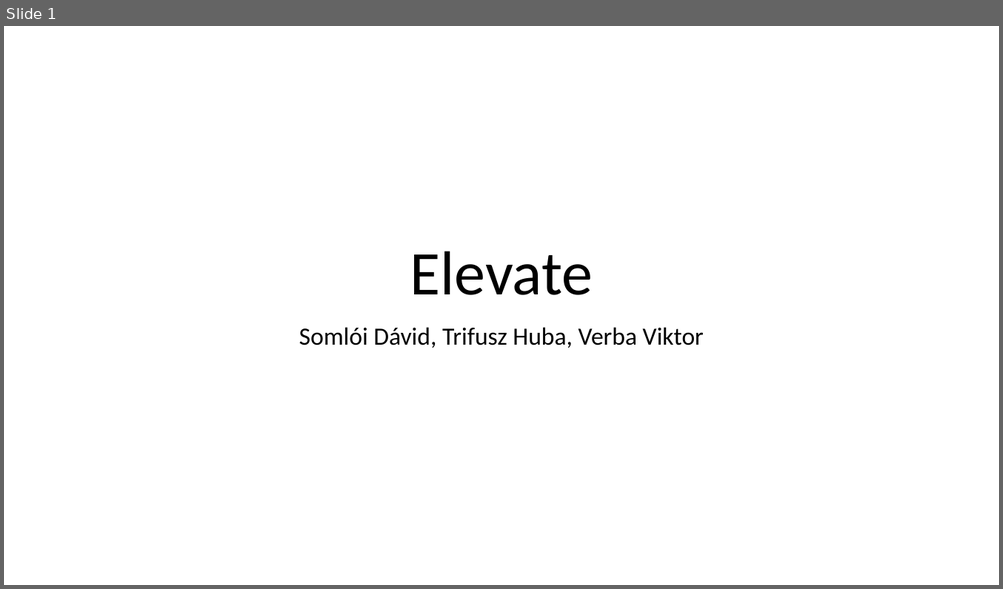
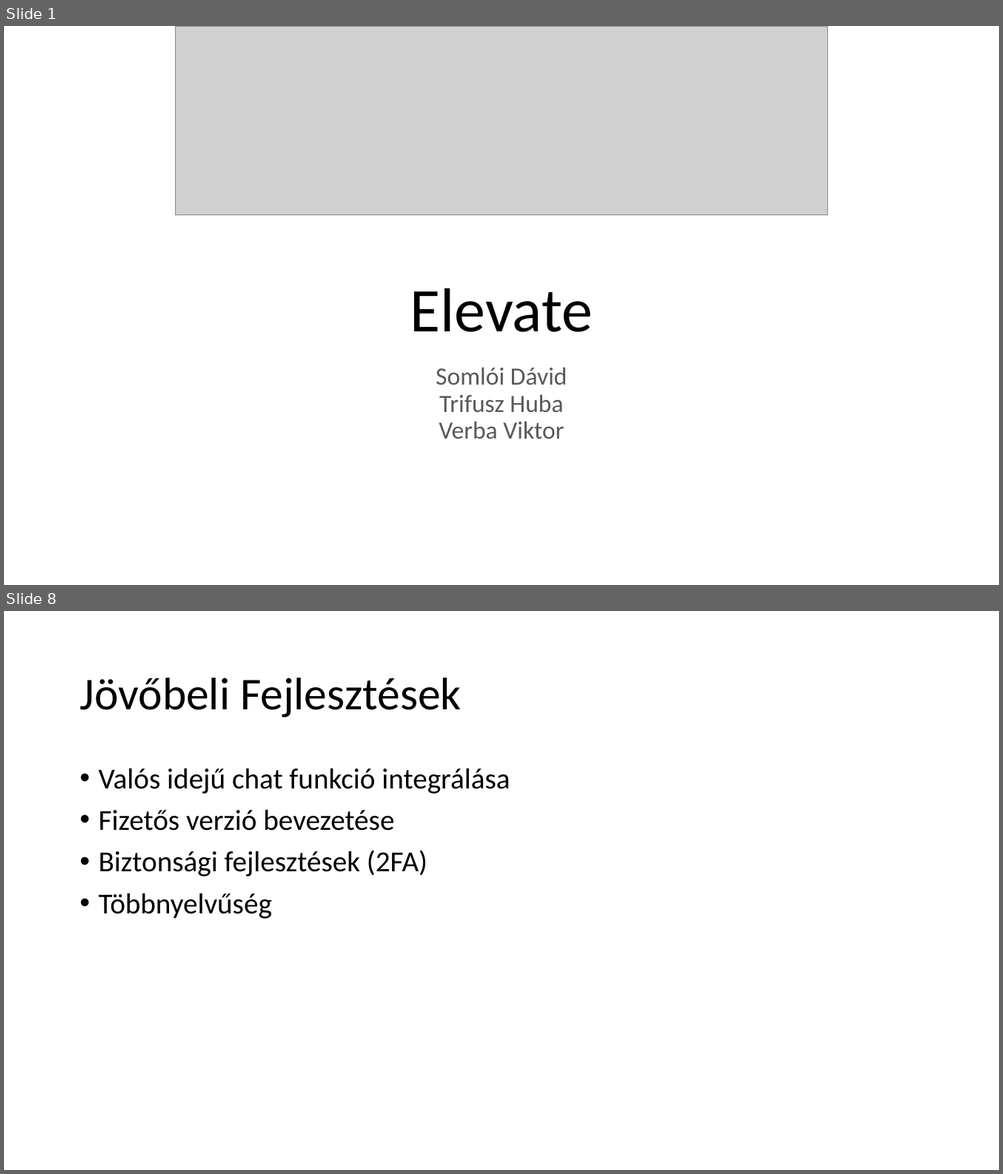
Before and after one commit to hubatrifusz/elevate, a slide deck: zarodolgozat.pptx. Shown one above the other, each under a label of ours: slide 1 before the commit, slides 1 and 8 after it; the slides between them are not shown. The pictures are 1003x589 and 1003x1174 pixels, drawn with LibreOffice and Linux fonts; fonts in the diff are those of the drawing; grey boxes stand for pictures; background and template pictures are left out. Boxes give left, top, right and bottom in pixels: in the first picture for what was removed or moved away, otherwise in the second. Text is boxed around its words. In the diff, an @@ line names an element or a change of style, - is before the commit and + after.

```diff
--- a/zarodolgozat.pptx
+++ b/zarodolgozat.pptx
@@ slide 8 added at (4, 611, 999, 1170), background #FFFFFF @@
@@ title added at (79, 678, 461, 718), 44 pt, text #000000 @@
+Jövőbeli Fejlesztések
@@ text added at (99, 768, 509, 919), 28 pt, text #000000 @@
+• Valós idejű chat funkció integrálása
+• Fizetős verzió bevezetése
+• Biztonsági fejlesztések (2FA)
+• Többnyelvűség
@@ slide 1 changed as well @@
@@ picture added at (176, 26, 828, 215) @@
@@ title "Elevate": place and size @@
-title "Elevate" at (410, 251, 593, 295)
+title "Elevate" at (410, 288, 593, 332)
@@ subtitle at (435, 367, 567, 439): text changed; text colour #000000 to #595959 @@
-Somlói Dávid, Trifusz Huba, Verba Viktor
+Somlói Dávid
+Trifusz Huba
+Verba Viktor
```
Also in this commit, not shown: 8 other slides added.
